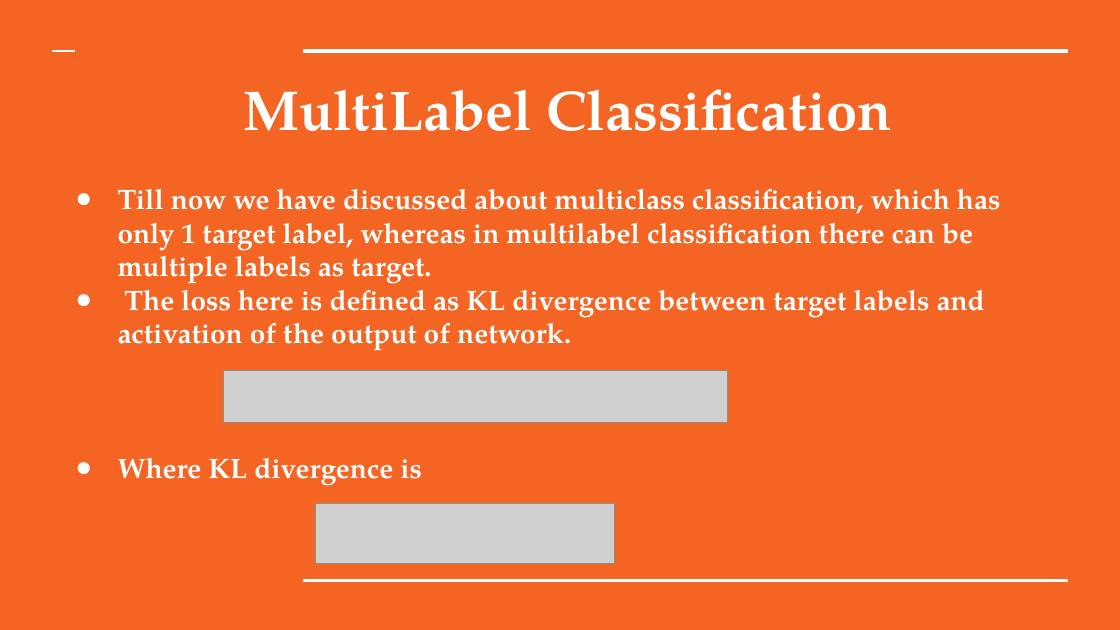
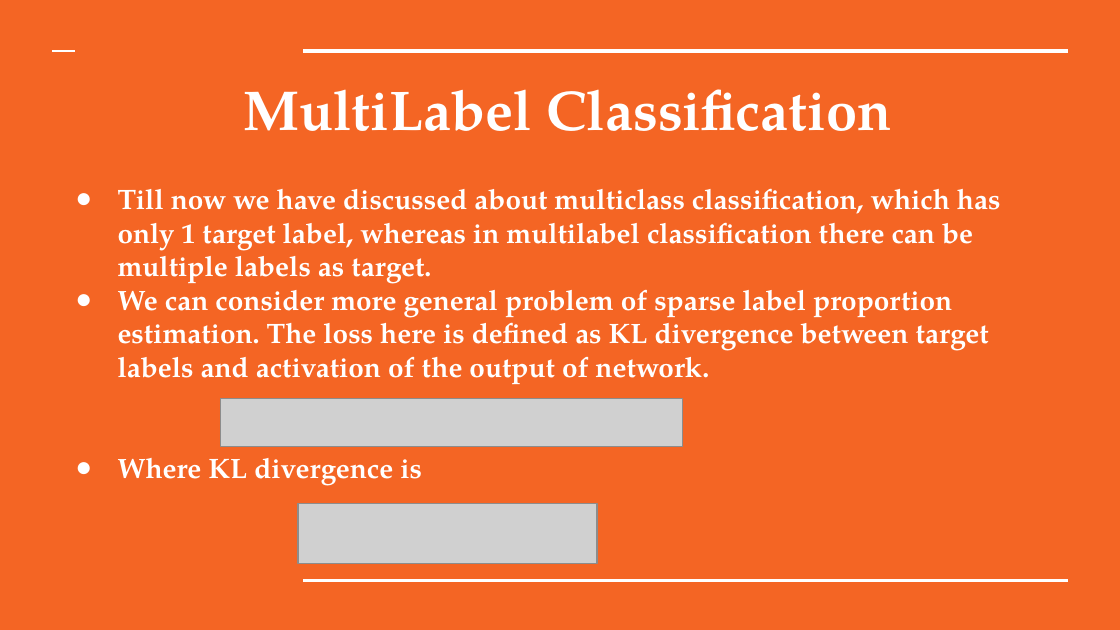
Before and after one commit to satyammittal/SMAI-Project-Sparsemax, a slide deck: slide 19 of Presentation/SMAI Project.pptx. Drawn at 1120x630 pixels with LibreOffice and Linux fonts; fonts in the diff are those of the drawing; grey boxes stand for pictures. Boxes give left, top, right and bottom in pixels: in the first picture for what was removed or moved away, otherwise in the second. Text is boxed around its words. In the diff, an @@ line names an element or a change of style, - is before the commit and + after.

```diff
--- a/Presentation/SMAI Project.pptx
+++ b/Presentation/SMAI Project.pptx
@@ title at (118,280,989,385): text changed @@
-● The loss here is defined as KL divergence between target labels and activation of the output of network.
+● We can consider more general problem of sparse label proportion estimation. The loss here is defined as KL divergence between target labels and activation of the output of network.
@@ picture: place and size @@
-picture at (224,371,728,423)
+picture at (221,399,682,447)
@@ picture: place and size @@
-picture at (316,504,615,564)
+picture at (298,504,597,564)
```
Also in this commit, not shown: 3 other slides changed, 1 other file.
